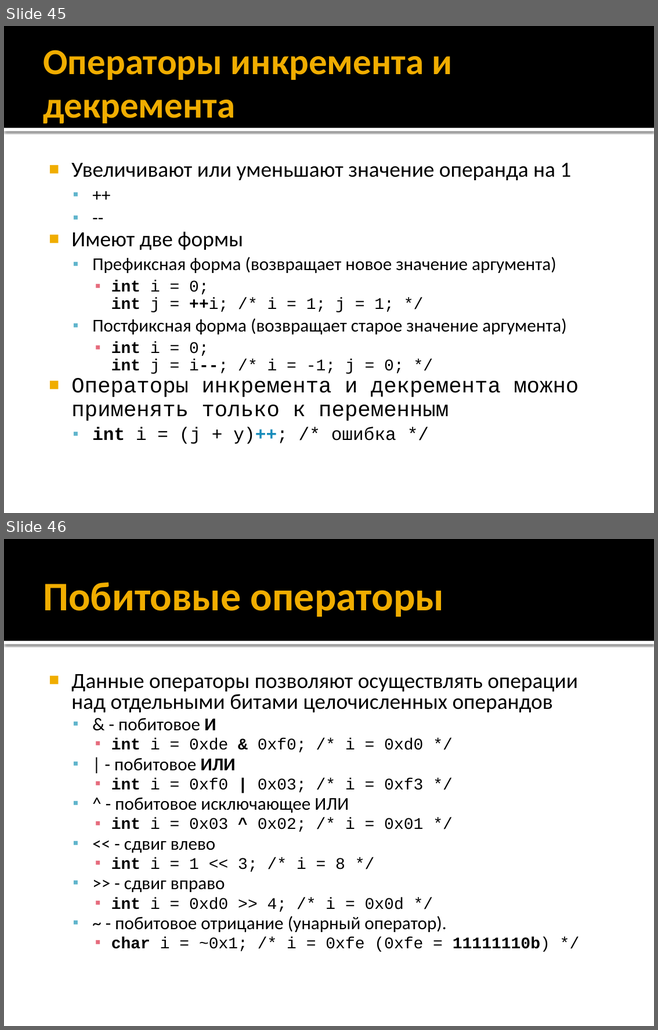
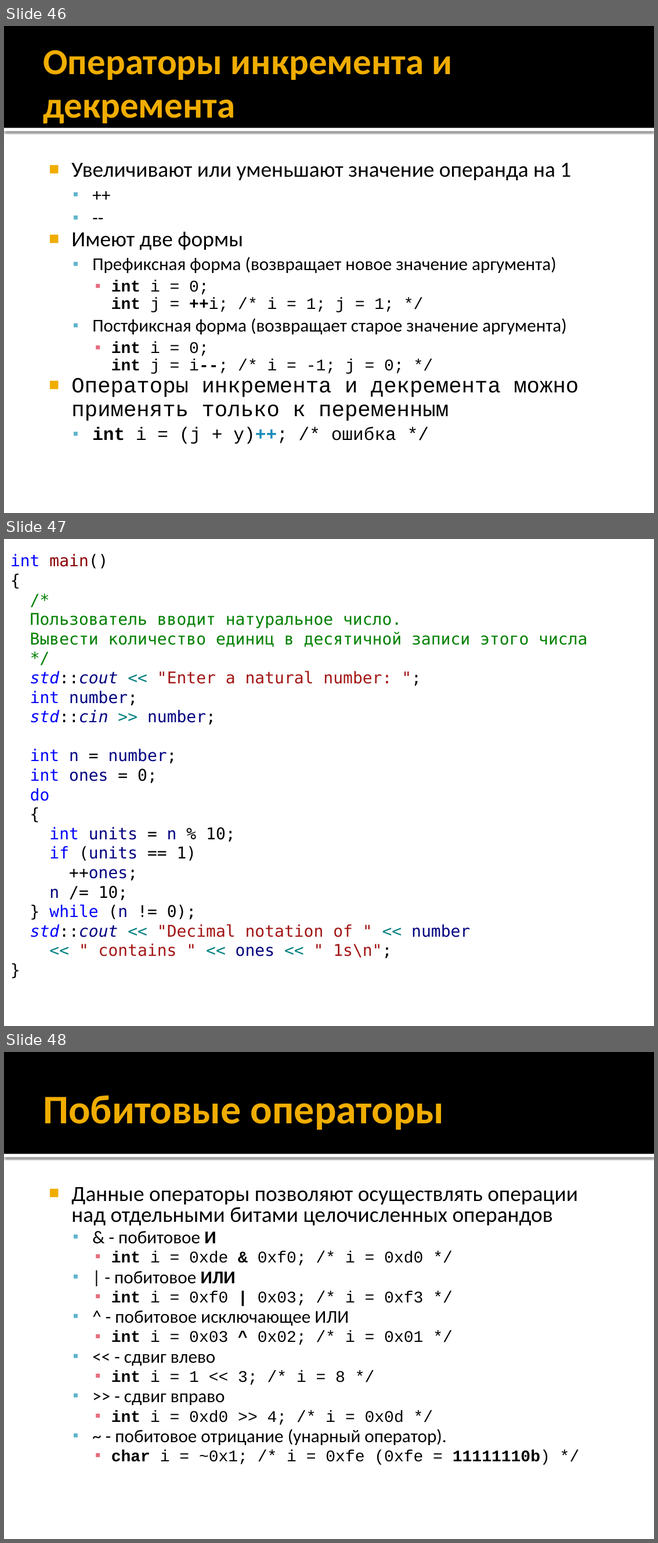
Before and after one commit to alexey-malov/oop, a slide deck: lectures/01/Синтаксис C++.pptx. Shown one above the other, each under a label of ours: slides 45 and 46 before the commit, slides 46, 47 and 48 after it. The pictures are 658x1030 and 658x1543 pixels, drawn with LibreOffice and Linux fonts; fonts in the diff are those of the drawing. Boxes give left, top, right and bottom in pixels: in the first picture for what was removed or moved away, otherwise in the second. Text is boxed around its words. In the diff, an @@ line names an element or a change of style, - is before the commit and + after.

```diff
--- a/lectures/01/Синтаксис C++.pptx
+++ b/lectures/01/Синтаксис C++.pptx
@@ slide 47 added at (4,539,654,1026), background #FFFFFF @@
@@ text added at (10,553,587,958), 18 pt, text #008000 @@
+int main()
+{
+/*
+Пользователь вводит натуральное число.
+Вывести количество единиц в десятичной записи этого числа
+*/
+std::cout << "Enter a natural number: ";
+int number;
+std::cin >> number;
+int n = number;
+int ones = 0;
+do
+{
+int units = n % 10;
+if (units == 1)
+++ones;
+n /= 10;
+} while (n != 0);
+std::cout << "Decimal notation of " << number
+<< " contains " << ones << " 1s\n";
+}
@@ what was slide 45 is now slide 46 @@
@@ what was slide 46 is now slide 48 @@
```
Also in this commit, not shown: 6 slides changed, 2 other slides added, 1 slide removed.
